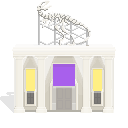
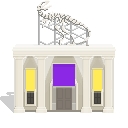
Comparing the layer stacks of the two w=128, h=128 images. Changes:
added layer "Layer 11 copy" above "Layer 11" over box(0, 0, 116, 113)
